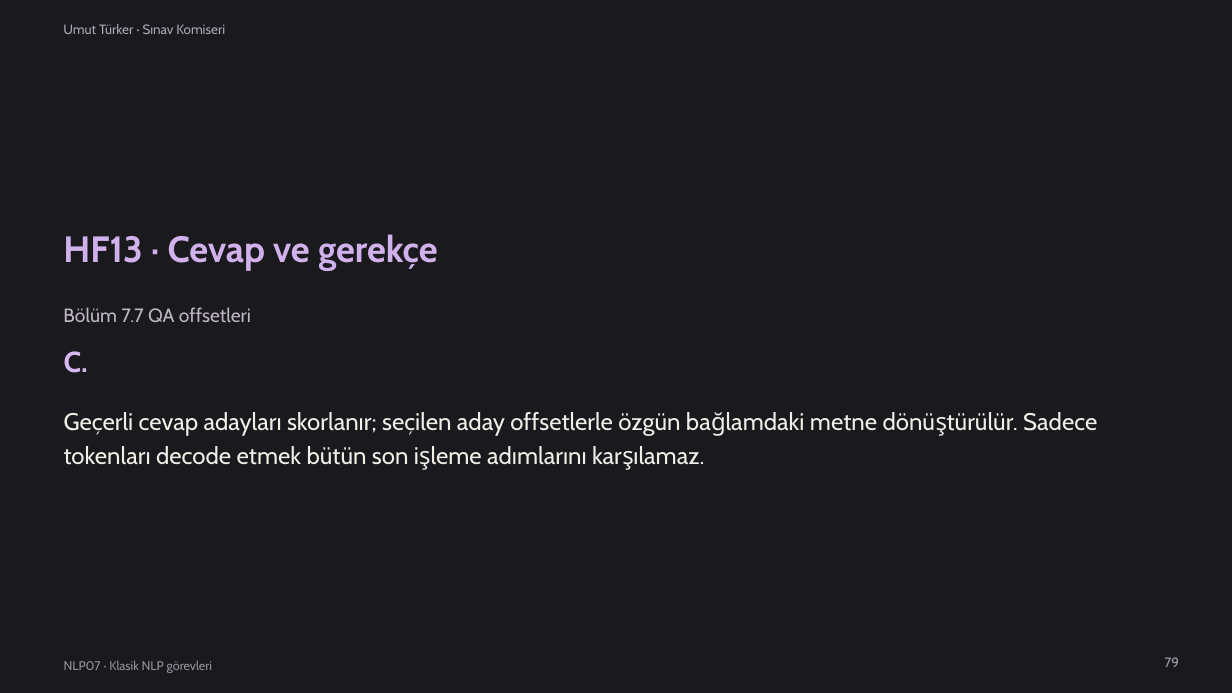
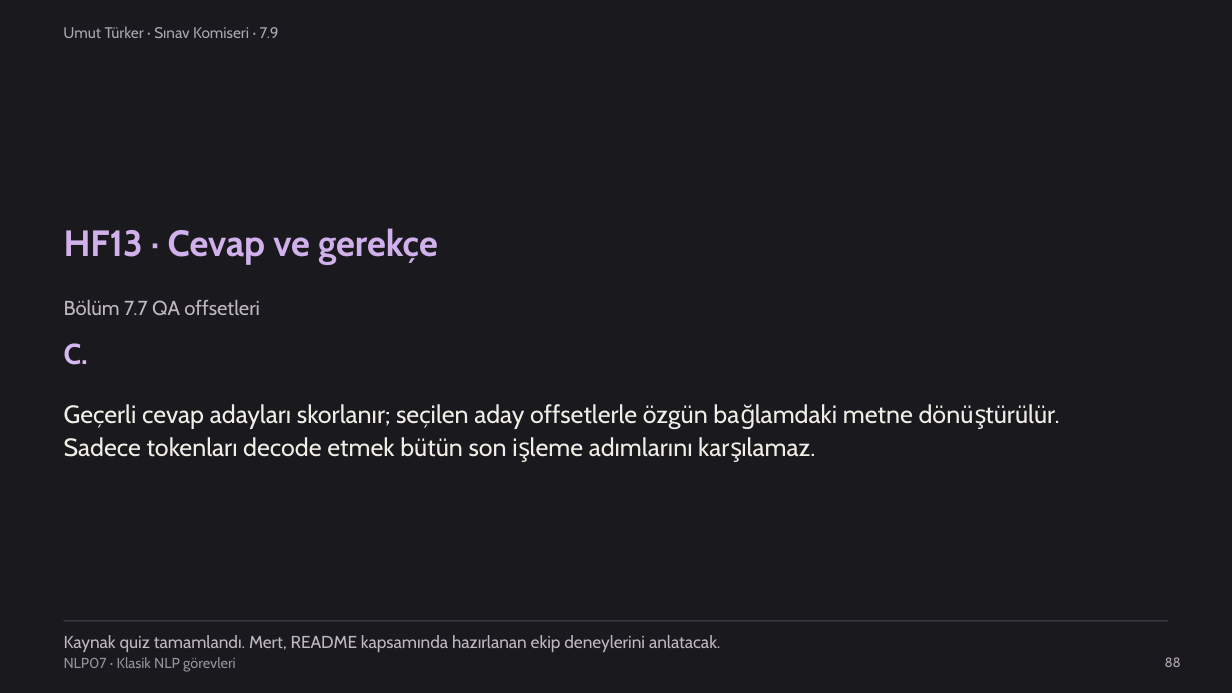
Before and after one commit to mesutpolatgil/NLP_2026, a slide deck: slide 88 of bolum-07-klasik-nlp-gorevleri/07-klasik-nlp-gorevleri/sunum/2026-guz-nlp07.pptx (slide 79 before the commit). Drawn at 1232x693 pixels with LibreOffice and Linux fonts; fonts in the diff are those of the drawing. Boxes give left, top, right and bottom in pixels: in the first picture for what was removed or moved away, otherwise in the second. Text is boxed around its words. In the diff, an @@ line names an element or a change of style, - is before the commit and + after.

Commit message:
hafta-07: NLP07 kaynak akisi duzeltildi ve gorsel tasarim korundu

```diff
--- a/bolum-07-klasik-nlp-gorevleri/07-klasik-nlp-gorevleri/sunum/2026-guz-nlp07.pptx
+++ b/bolum-07-klasik-nlp-gorevleri/07-klasik-nlp-gorevleri/sunum/2026-guz-nlp07.pptx
@@ text at (x1=63, y1=26, x2=279, y2=38): text changed; size 10.5 to 12 pt @@
-Umut Türker · Sınav Komiseri
+Umut Türker · Sınav Komiseri · 7.9
@@ text "HF13 · Cevap ve gerekçe" moved from (x1=63, y1=234, x2=438, y2=270) to (x1=64, y1=228, x2=438, y2=264) @@
@@ text "Bölüm 7.7 QA offsetleri" moved from (x1=63, y1=307, x2=251, y2=322) to (x1=64, y1=300, x2=260, y2=316) @@
@@ text "Bölüm 7.7 QA offsetleri" at (x1=64, y1=300, x2=260, y2=316): size 15 to 15.8 pt @@
@@ text "C." moved from (x1=64, y1=351, x2=88, y2=373) to (x1=64, y1=343, x2=88, y2=365) @@
@@ text at (x1=64, y1=404, x2=913, y2=428): text changed; size 18.8 to 19.5 pt @@
-Geçerli cevap adayları skorlanır; seçilen aday offsetlerle özgün bağlamdaki metne dönüştürülür. Sadece
+Geçerli cevap adayları skorlanır; seçilen aday offsetlerle özgün bağlamdaki metne dönüştürülür.
@@ text at (x1=64, y1=437, x2=693, y2=457): text changed; size 18.8 to 19.5 pt @@
-tokenları decode etmek bütün son işleme adımlarını karşılamaz.
+Sadece tokenları decode etmek bütün son işleme adımlarını karşılamaz.
@@ rectangle added at (x1=64, y1=621, x2=1169, y2=622), fill #514553 @@
@@ text "NLP07 · Klasik NLP görevleri" at (x1=64, y1=657, x2=236, y2=672): size 9.8 to 11.2 pt @@
@@ text added at (x1=64, y1=635, x2=721, y2=652), 13.5 pt, text #BFB6C3 @@
+Kaynak quiz tamamlandı. Mert, README kapsamında hazırlanan ekip deneylerini anlatacak.
@@ text at (x1=1165, y1=657, x2=1181, y2=667): text changed @@
-79
+88
```
Also in this commit, not shown: 45 other slides changed, 62 slides added, 66 slides removed, 3 other files.
